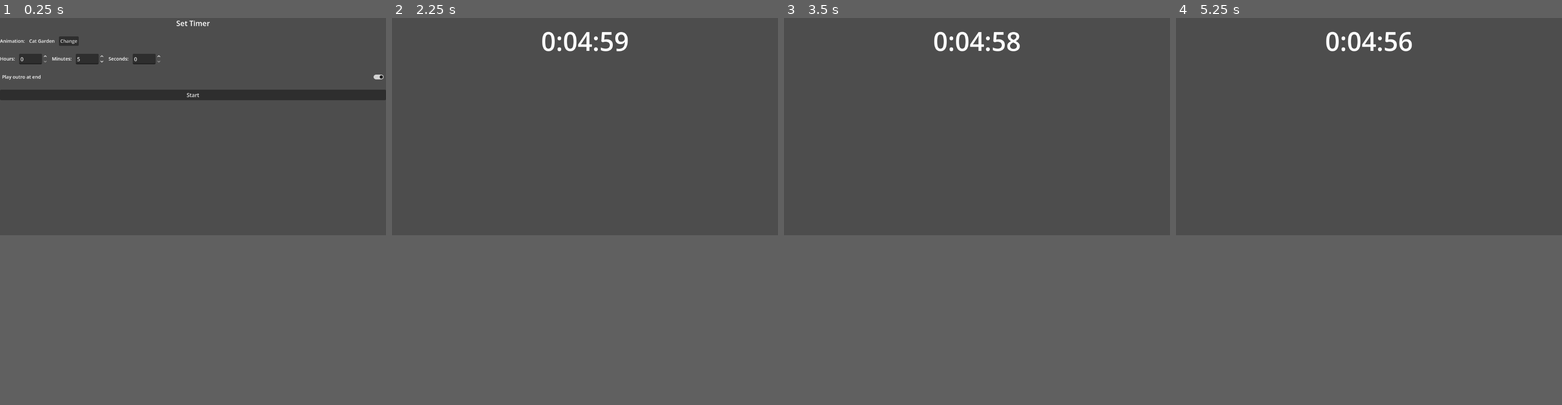
Above: before the commit, frames 1-4 (left to right).
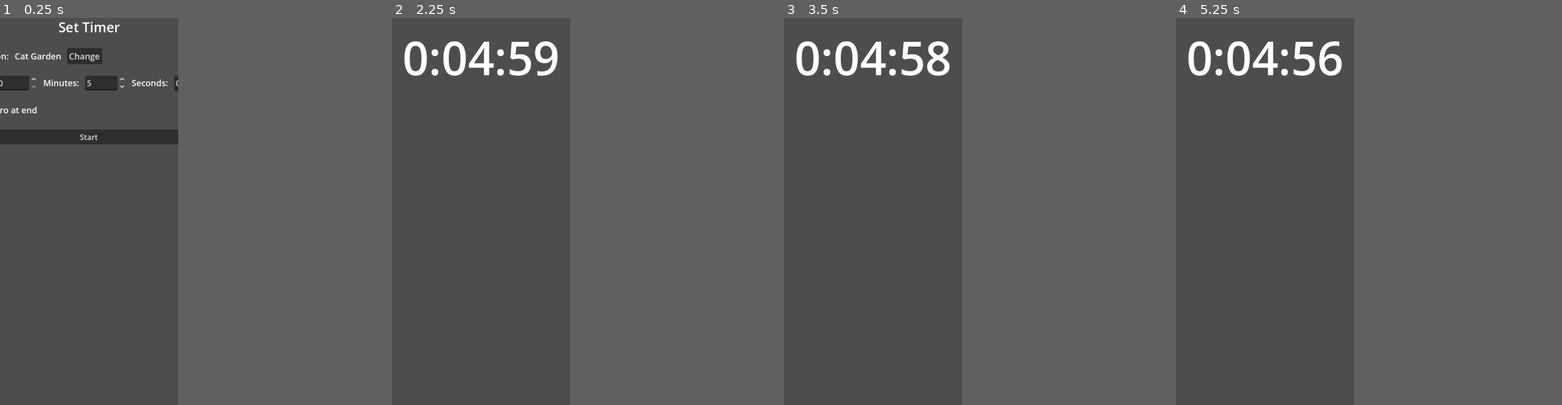
Above: after the commit, the same moments.

Repository: GiaZozula/timer-app
Game: Godot game, scene res://scenes/main.tscn
The game is run twice, just before and just after one commit, with the same random seed, the same clock (stepped at 60 frames per second) and the same inputs.
Inputs (mouse positions are in pixels of both pictures, inside the frame that each line leads up to):
- Up to frame 1 (0.25 s): no input
- Up to frame 2 (2.25 s): click "Play outro at end" at 0.5 s; click "Play outro at end" at 1.25 s; click "Start" at 2 s
- Up to frame 3 (3.5 s): tap Enter at 2.75 s; move the mouse to (1061, 114) at 2.77 s; click (1061, 114) at 2.92 s
- Up to frame 4 (5.25 s): tap Space at 3.5 s; move the mouse to (1291, 137) at 3.52 s; click (1291, 137) at 3.67 s; move the mouse to (1407, 79) at 4.27 s; click (1407, 79) at 4.42 s; tap Enter at 5 s; move the mouse to (1349, 168) at 5.02 s; click (1349, 168) at 5.17 s
The window is 799x449 before the commit and 369x800 after it. Grey fills any space a smaller window leaves; there, only what the larger window draws over its background counts as a difference.

The runs differ from the first frame. In frame 1, 6.4% of the frame differs, in the area x 0-100%, y 0-33%; in frame 2, 1.9%; in frame 3, 2.0%; in frame 4, 1.9%.

Commit message:
update display window to look more like iphone dimensions

Diff:
--- a/Godot/timer-app/project.godot
+++ b/Godot/timer-app/project.godot
@@ -17,6 +17,8 @@
 
 [display]
 
+window/size/viewport_width=375
+window/size/viewport_height=812
 window/handheld/orientation=1
 
 [physics]
